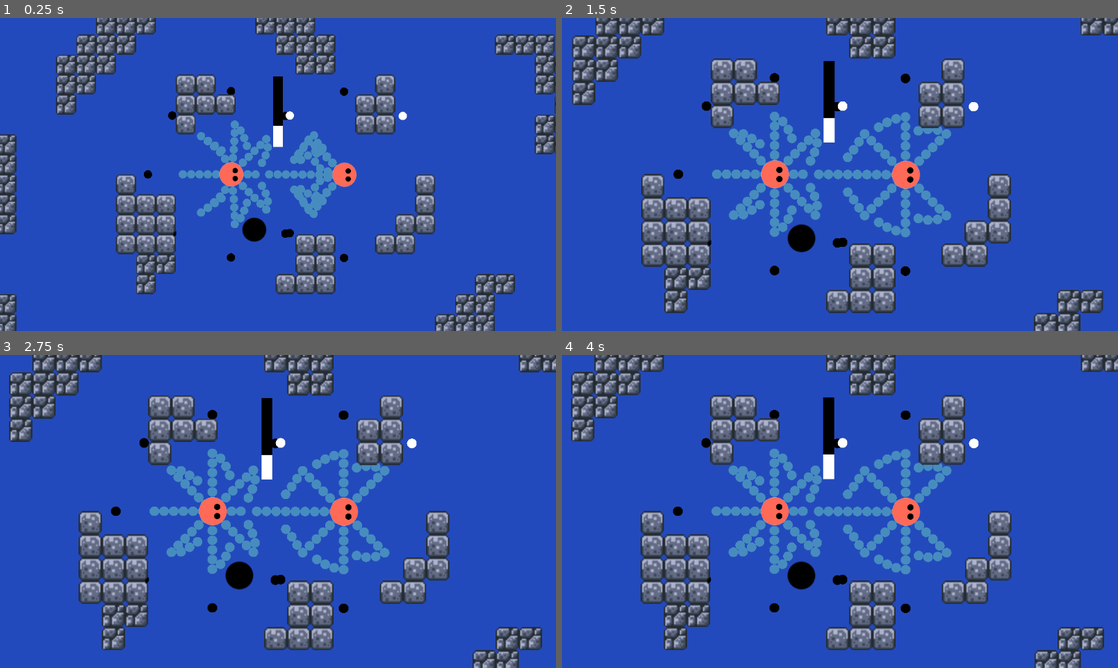
Above: before the commit, frames 1-4 (two rows, left to right).
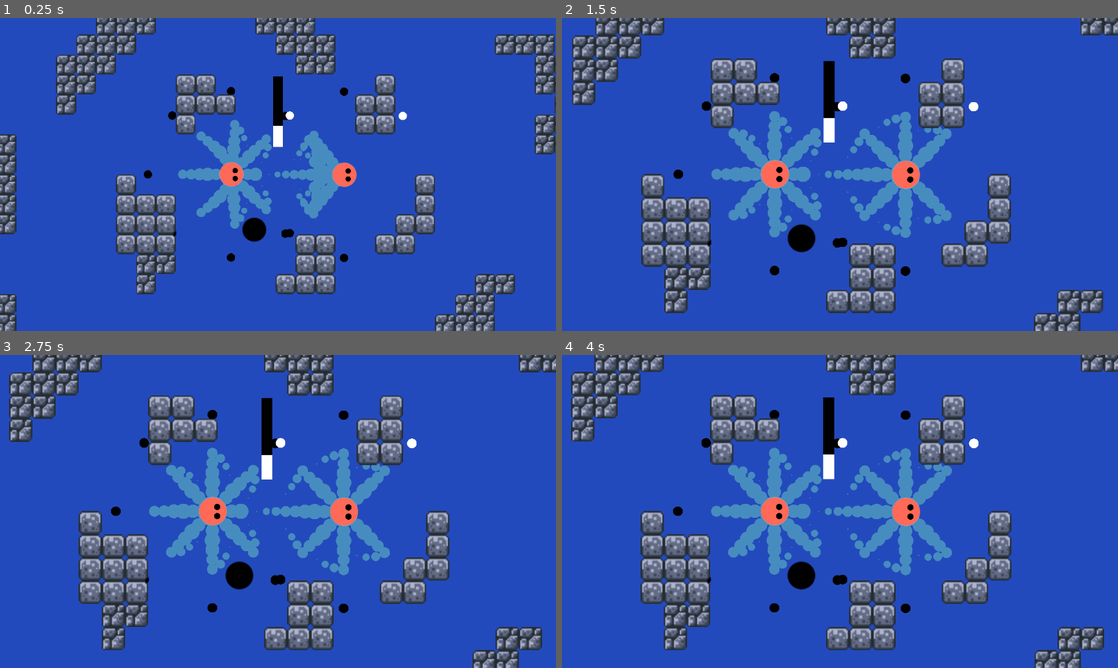
Above: after the commit, the same moments.

Repository: kam-zhan-yue/cissa-gmc-jam
Game: Godot game, scene res://scenes/main.tscn
Two runs of this game, one before a commit and one after it. Both use one fixed random seed, a clock stepped at 60 frames per second and the inputs below.
Inputs (mouse positions are in pixels of both pictures, inside the frame that each line leads up to):
- Up to frame 1 (0.25 s): no input
- Up to frame 2 (1.5 s): move the mouse to (962, 158) at 0.52 s; click (962, 158) at 0.67 s; move the mouse to (728, 190) at 1.27 s; click (728, 190) at 1.42 s
- Up to frame 3 (2.75 s): tap Enter at 2 s; move the mouse to (333, 442) at 2.02 s; click (333, 442) at 2.17 s
- Up to frame 4 (4 s): tap Space at 2.75 s; move the mouse to (812, 574) at 2.77 s; click (812, 574) at 2.92 s; move the mouse to (1006, 558) at 3.52 s; click (1006, 558) at 3.67 s

The runs differ from the first frame. In frame 1, 1.4% of the frame differs, in the area x 32-62%, y 32-68%; in frame 2, 2.8%; in frame 3, 2.8%; in frame 4, 2.8%, in the area x 26-71%, y 29-71%.

Commit message:
feat: implement tentacle radius

Diff:
--- /dev/null
+++ b/resources/game_settings.tres
@@ -0,0 +1,13 @@
+[gd_resource type="Resource" script_class="GameSettings" load_steps=3 format=3 uid="uid://di8pj3bwvmhr6"]
+
+[ext_resource type="Script" uid="uid://bpgpv173byvwi" path="res://scripts/setup/game_settings.gd" id="1_ks8vh"]
+
+[sub_resource type="Curve" id="Curve_ks8vh"]
+_data = [Vector2(0, 1), 0.0, 0.0, 0, 0, Vector2(0.258706, 0.670469), 0.0, 0.0, 0, 0, Vector2(0.415423, 0.802281), 0.0, 0.0, 0, 0, Vector2(0.604478, 0.612801), 0.0, 0.0, 0, 0, Vector2(0.863184, 0.437051), 0.0, 0.0, 0, 0, Vector2(1, 0.0553443), 0.0, 0.0, 0, 0]
+point_count = 6
+
+[resource]
+script = ExtResource("1_ks8vh")
+tentacle_radius_curve = SubResource("Curve_ks8vh")
+tentacle_radius = 20.0
+metadata/_custom_type_script = "uid://bpgpv173byvwi"
--- a/scripts/entities/arm.gd
+++ b/scripts/entities/arm.gd
@@ -12,6 +12,8 @@
 
 const TOTAL_NODES = 10
 const HAND_NODE = 4
+const GAME_SETTINGS = preload("res://resources/game_settings.tres")
+
 
 enum ARM_STATE {
 	IDLE,
@@ -20,8 +22,13 @@
 }
 
 func _ready() -> void:
+	var curve = GAME_SETTINGS.tentacle_radius_curve
+	var max_radius = GAME_SETTINGS.tentacle_radius
 	for i in TOTAL_NODES:
-		constraints.append(Constraint.new(Vector2.ZERO, 10.0, 0.0))
+		var curve_value = curve.sample(float(i + 1) / TOTAL_NODES)
+		var radius = max_radius * curve_value
+		print("Radius ", radius)
+		constraints.append(Constraint.new(Vector2.ZERO, radius, 0.0))
 
 func _get_hand_position() -> Vector2:
 	return _get_body_position() + self.aim
--- a/scripts/entities/arms.gd
+++ b/scripts/entities/arms.gd
@@ -1,14 +1,15 @@
 class_name Arms
 extends Node2D
 
+@onready var octopus: Octopus = $".."
+
 var arms: Array[Arm] = []
+var restriction = 0.0
 
+const RESTRICTION_ANGLE = 10.0
 const STRIDE_DISTANCE = 150.0
 const ARM_SPEED = 900.0
-@onready var octopus: Octopus = $".."
 
-const RESTRICTION_ANGLE = 10.0
-var restriction = 0.0
 
 # Called when the node enters the scene tree for the first time.
 func _ready() -> void:
--- /dev/null
+++ b/scripts/setup/game_settings.gd
@@ -0,0 +1,5 @@
+class_name GameSettings
+extends Resource
+
+@export var tentacle_radius_curve: Curve
+@export var tentacle_radius := 10.0
Not shown, added: scripts/setup/game_settings.gd.uid
